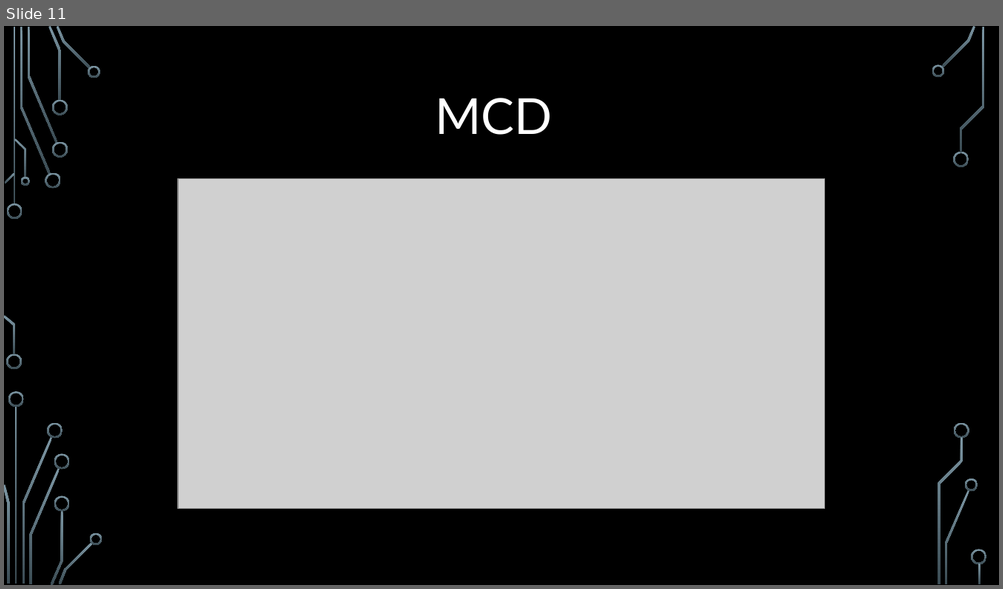
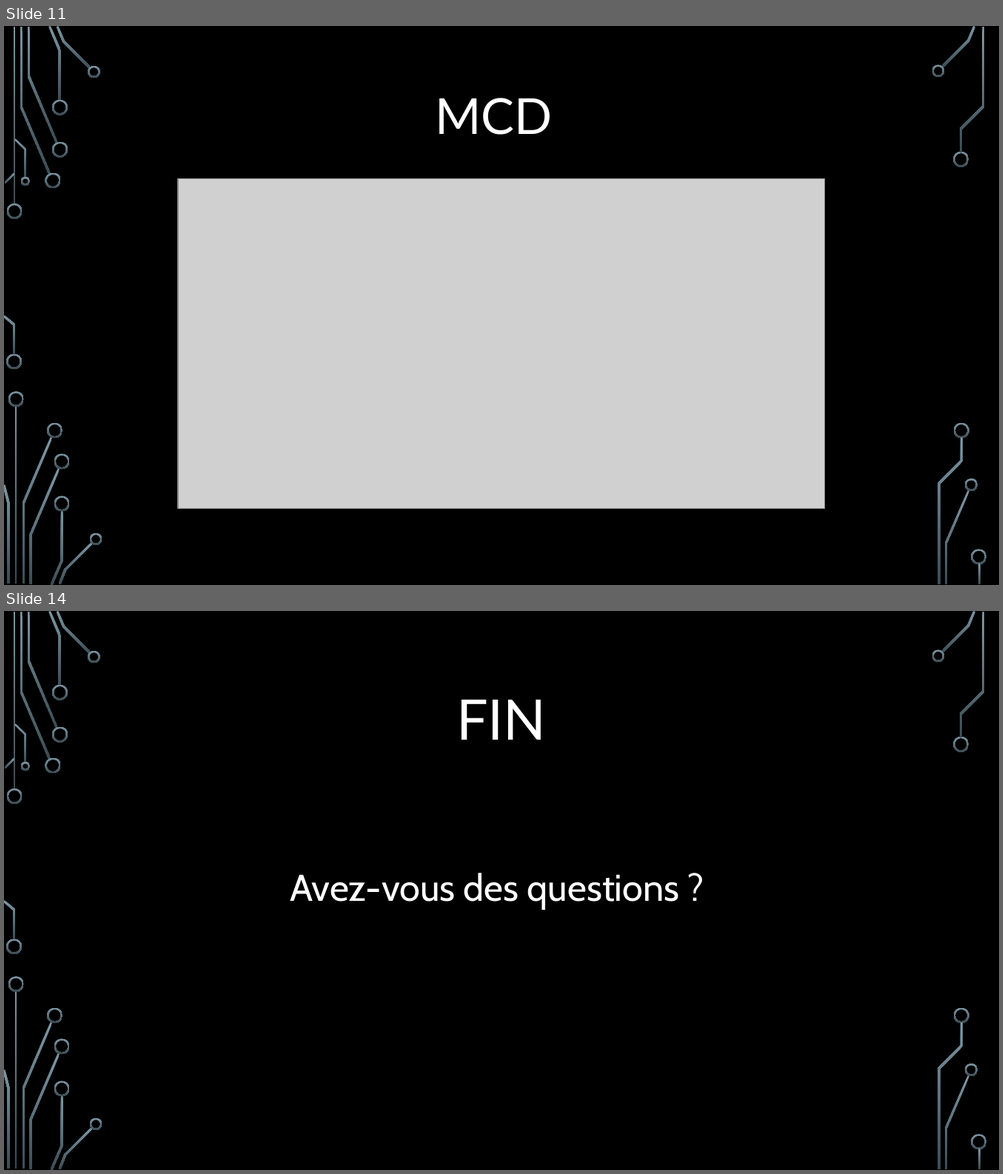
Before and after one commit to NicolasDouvrin/Projet100H, a slide deck: Oral projet100h.pptx. Shown one above the other, each under a label of ours: slide 11 before the commit, slides 11 and 14 after it; the slides between them are not shown. The pictures are 1003x589 and 1003x1174 pixels, drawn with LibreOffice and Linux fonts; fonts in the diff are those of the drawing; grey boxes stand for pictures; background and template pictures are left out. Boxes give left, top, right and bottom in pixels: in the first picture for what was removed or moved away, otherwise in the second. Text is boxed around its words. In the diff, an @@ line names an element or a change of style, - is before the commit and + after.

```diff
--- a/Oral projet100h.pptx
+++ b/Oral projet100h.pptx
@@ slide 14 added at <box>4,611,999,1170</box>, background picture (left out); not listed: 36 template elements that a slide beside it also shows @@
@@ title added at <box>456,699,546,740</box>, 54 pt, text #FFFFFF @@
+FIN
@@ text added at <box>290,873,680,909</box>, 36 pt, text #FFFFFF @@
+Avez-vous des questions ?
```
Also in this commit, not shown: 4 slides changed, 1 other slide added, 1 slide removed.
